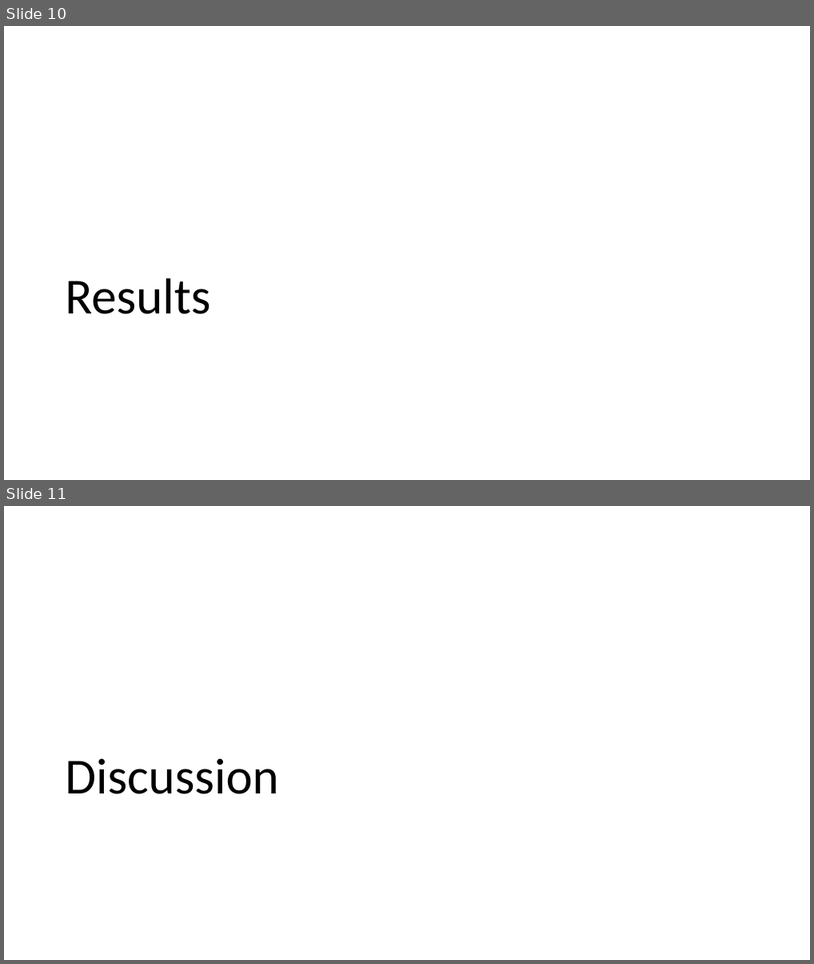
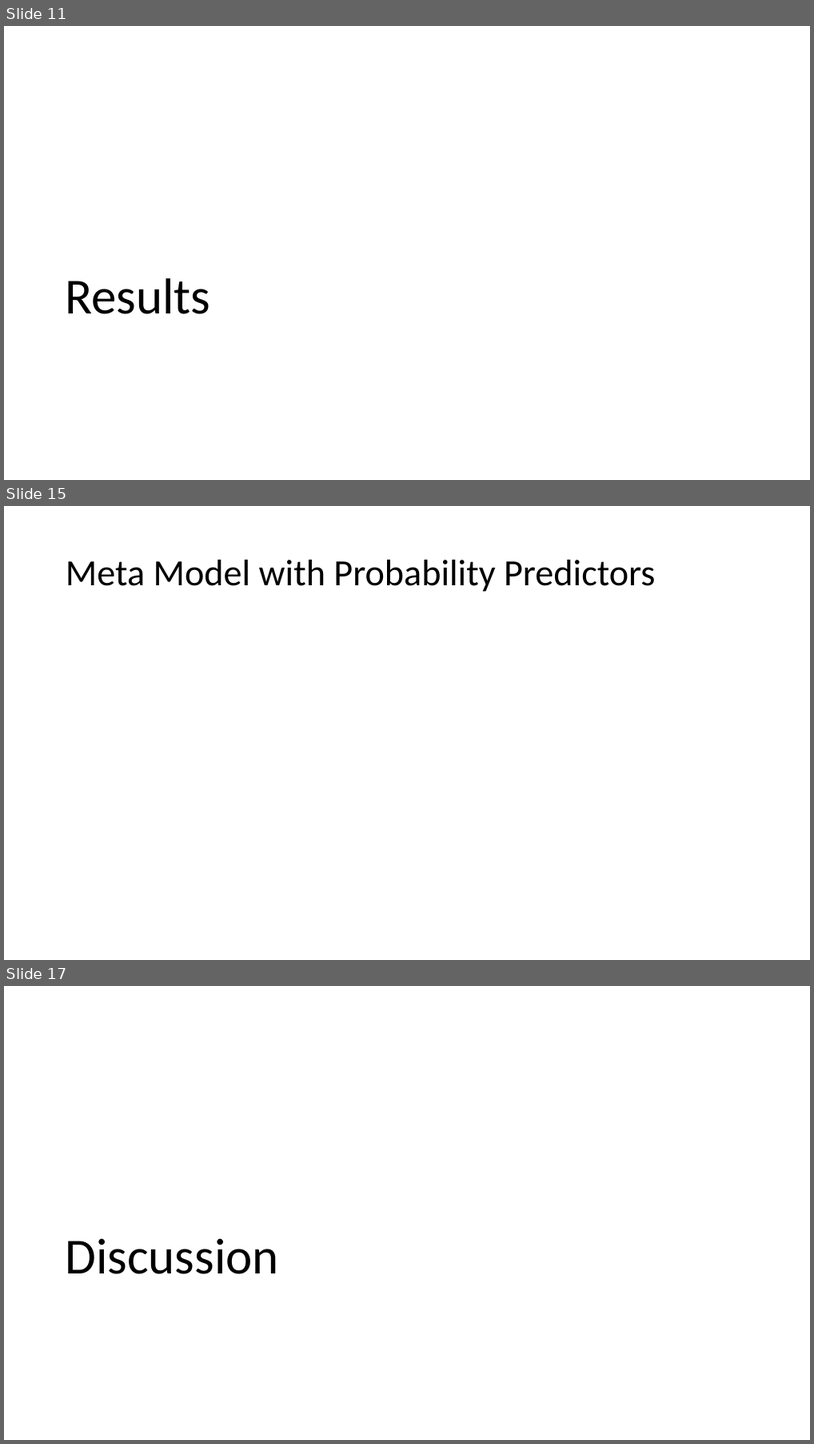
Before and after one commit to jordan-boswell/spaceship-titanic, a slide deck: deliverables/presentation.pptx. Shown one above the other, each under a label of ours: slides 10 and 11 before the commit, slides 11, 15 and 17 after it; the slides between them are not shown. The pictures are 814x964 and 814x1444 pixels, drawn with LibreOffice and Linux fonts; fonts in the diff are those of the drawing. Boxes give left, top, right and bottom in pixels: in the first picture for what was removed or moved away, otherwise in the second. Text is boxed around its words. In the diff, an @@ line names an element or a change of style, - is before the commit and + after.

```diff
--- a/deliverables/presentation.pptx
+++ b/deliverables/presentation.pptx
@@ slide 15 added at (x1=4, y1=506, x2=810, y2=960), background #FFFFFF @@
@@ title added at (x1=66, y1=560, x2=655, y2=592), 44 pt, text #000000 @@
+Meta Model with Probability Predictors
@@ what was slide 10 is now slide 11 @@
@@ what was slide 11 is now slide 17 @@
```
Also in this commit, not shown: 8 other slides added, 13 other files.
